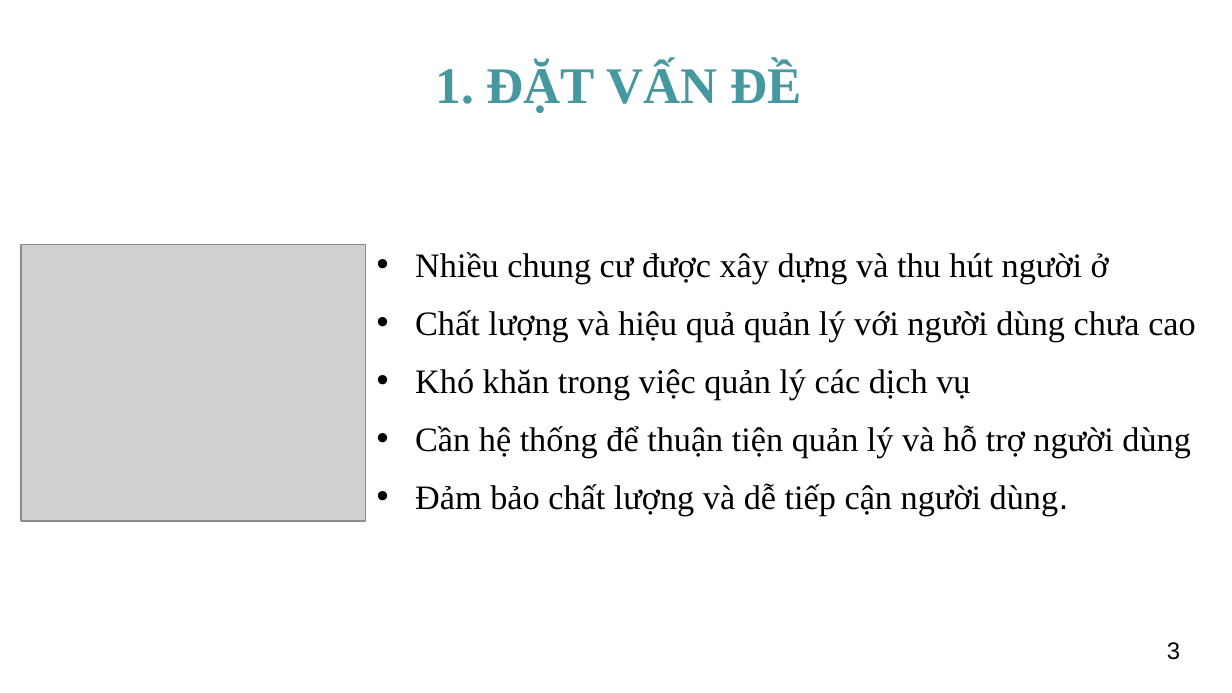
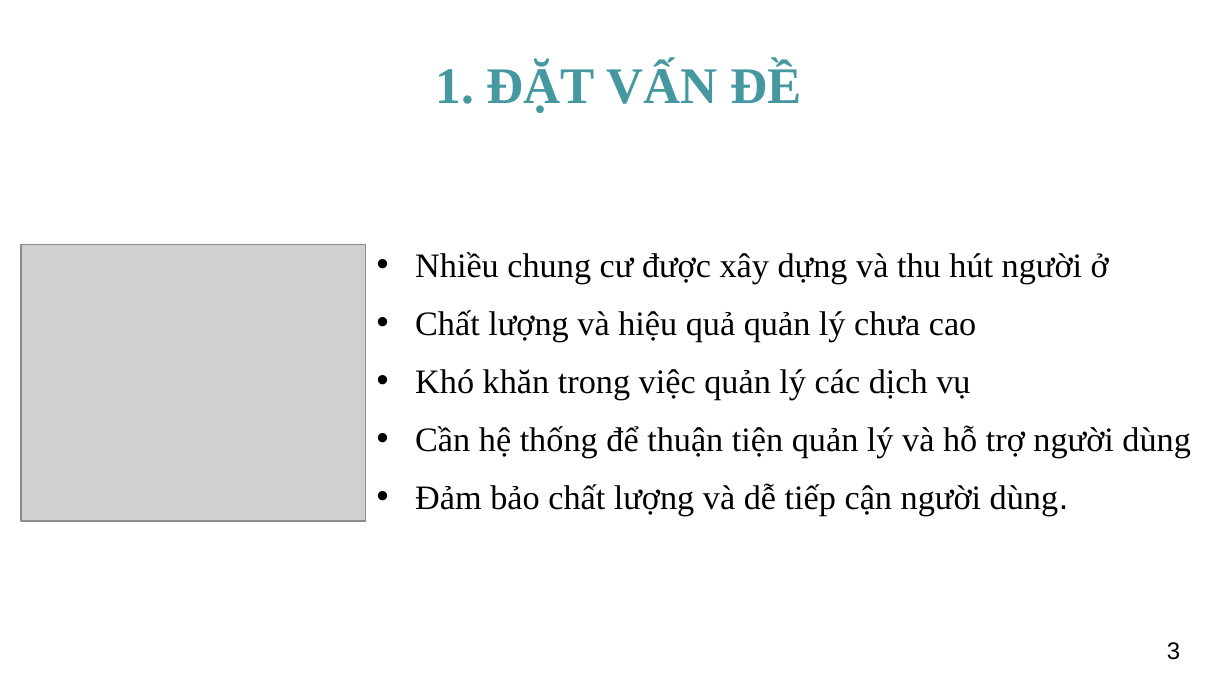
Before and after one commit to NguyenChienThangB1910143/QL_ChungCy, a slide deck: slide 3 of LCTN/B1910143_NguyenChienThang.pptx. Drawn at 1232x693 pixels with LibreOffice and Linux fonts; fonts in the diff are those of the drawing; grey boxes stand for pictures; background and template pictures are left out. Boxes give left, top, right and bottom in pixels: in the first picture for what was removed or moved away, otherwise in the second. Text is boxed around its words. In the diff, an @@ line names an element or a change of style, - is before the commit and + after.

```diff
--- a/LCTN/B1910143_NguyenChienThang.pptx
+++ b/LCTN/B1910143_NguyenChienThang.pptx
@@ text at bbox=[415, 310, 976, 342]: text changed @@
-• Chất lượng và hiệu quả quản lý với người dùng chưa cao
+• Chất lượng và hiệu quả quản lý chưa cao
```
Also in this commit, not shown: 1 other slide changed, 20 other files.
